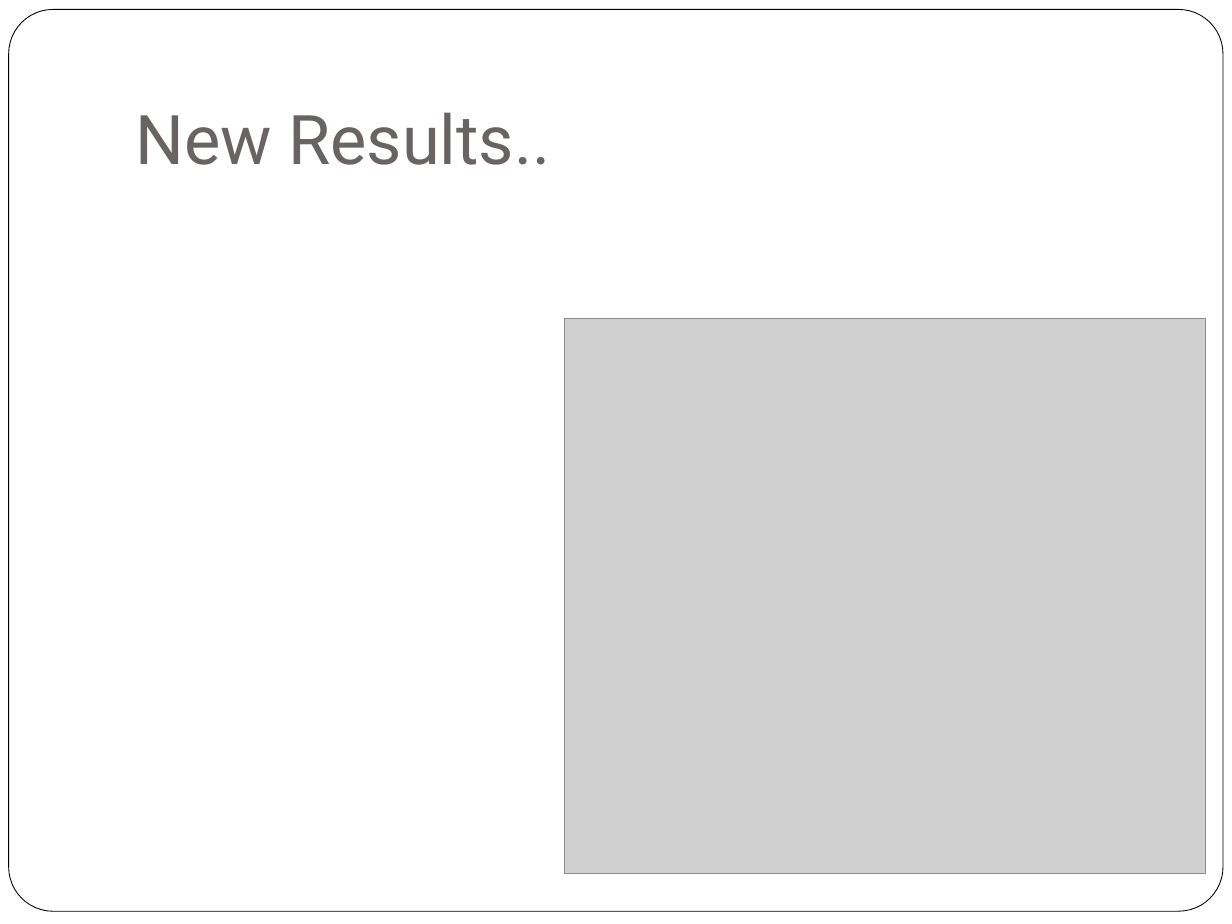
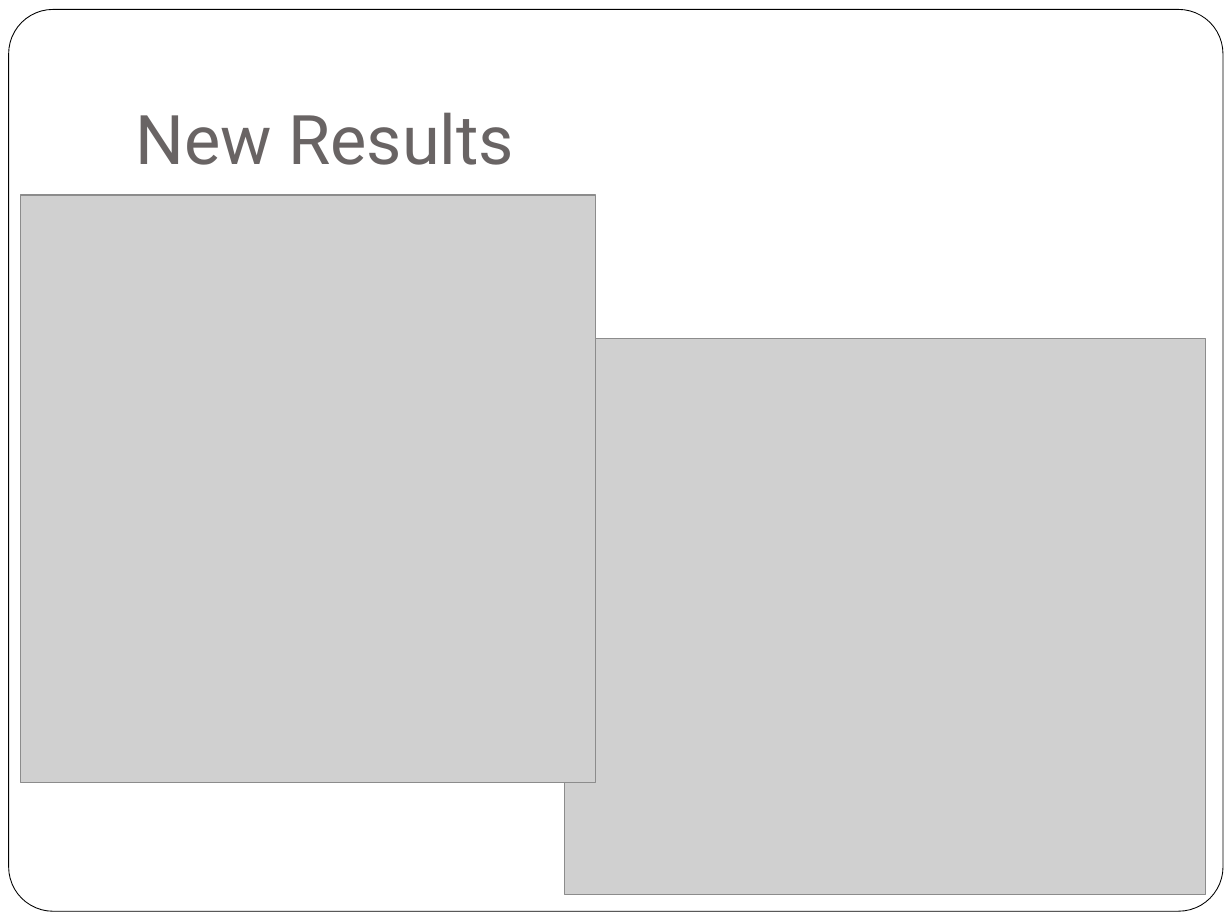
Before and after one commit to wang1262/Voxel-based-Rendering-, a slide deck: slide 5 of presentations/beta.pptx (slide 4 before the commit). Drawn at 1232x924 pixels with LibreOffice and Linux fonts; fonts in the diff are those of the drawing; grey boxes stand for pictures. Boxes give left, top, right and bottom in pixels: in the first picture for what was removed or moved away, otherwise in the second. Text is boxed around its words. In the diff, an @@ line names an element or a change of style, - is before the commit and + after.

```diff
--- a/presentations/beta.pptx
+++ b/presentations/beta.pptx
@@ title at (135,112,515,165): text changed @@
-New Results..
+New Results
@@ picture added at (21,195,596,782) @@
@@ picture: place and size @@
-picture at (564,318,1205,873)
+picture at (564,339,1205,894)
```
Also in this commit, not shown: 2 other slides changed, 2 slides added, 1 other file.
